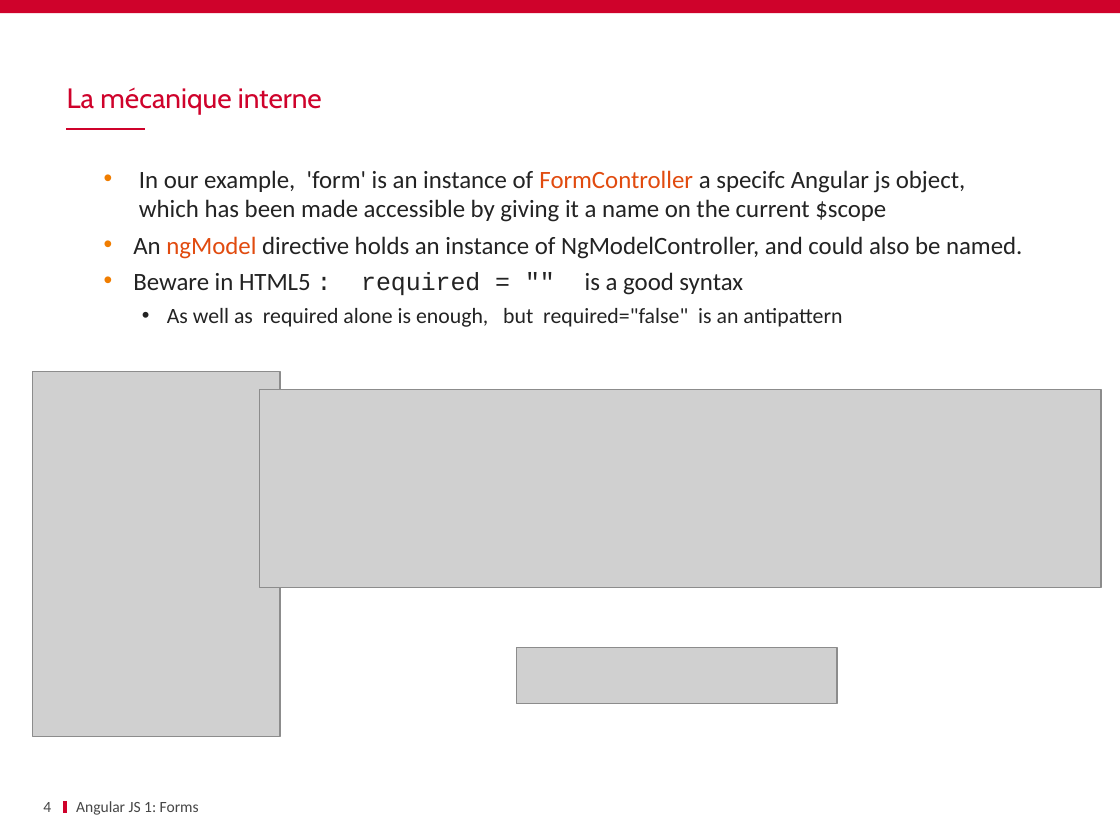
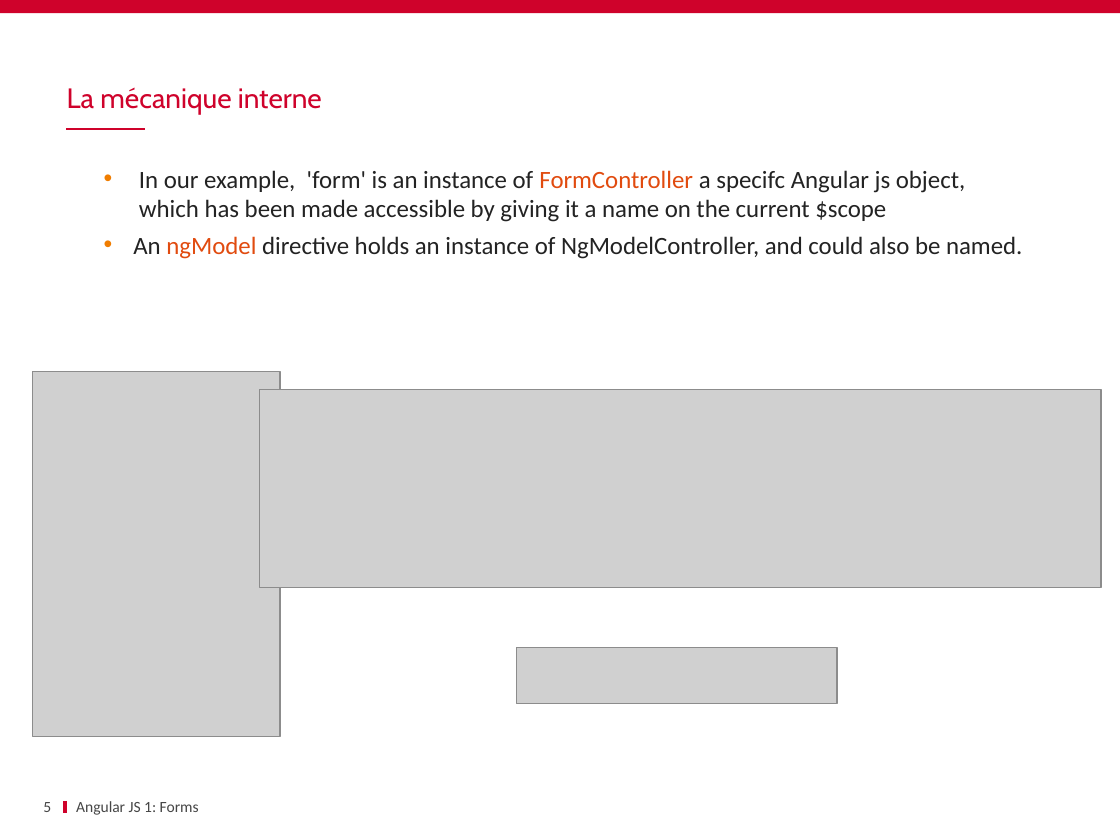
Before and after one commit to ycintre/formation-angularjs, a slide deck: slide 5 of 07 Forms & Validation/Forms & Validation.pptx (slide 4 before the commit). Drawn at 1120x840 pixels with LibreOffice and Linux fonts; fonts in the diff are those of the drawing; grey boxes stand for pictures; background and template pictures are left out. Boxes give left, top, right and bottom in pixels: in the first picture for what was removed or moved away, otherwise in the second. Text is boxed around its words. In the diff, an @@ line names an element or a change of style, - is before the commit and + after.

```diff
--- a/07 Forms & Validation/Forms & Validation.pptx
+++ b/07 Forms & Validation/Forms & Validation.pptx
@@ text at (133,272,842,327): paragraphs removed @@
-  • Beware in HTML5 : required = "" is a good syntax
-    • As well as required alone is enough, but required="false" is an antipattern
@@ page number at (43,802,51,812): text changed @@
-4
+5
```
Also in this commit, not shown: 3 other slides changed, 8 slides removed.
